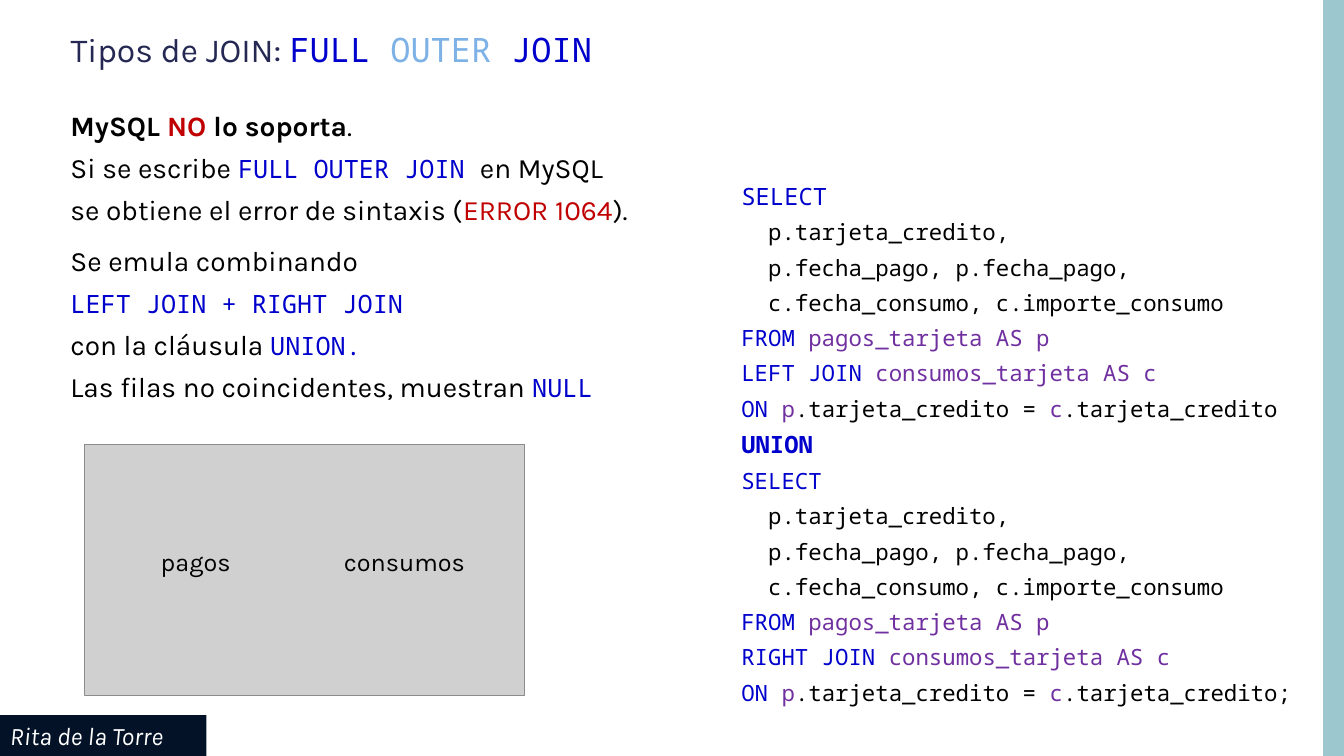
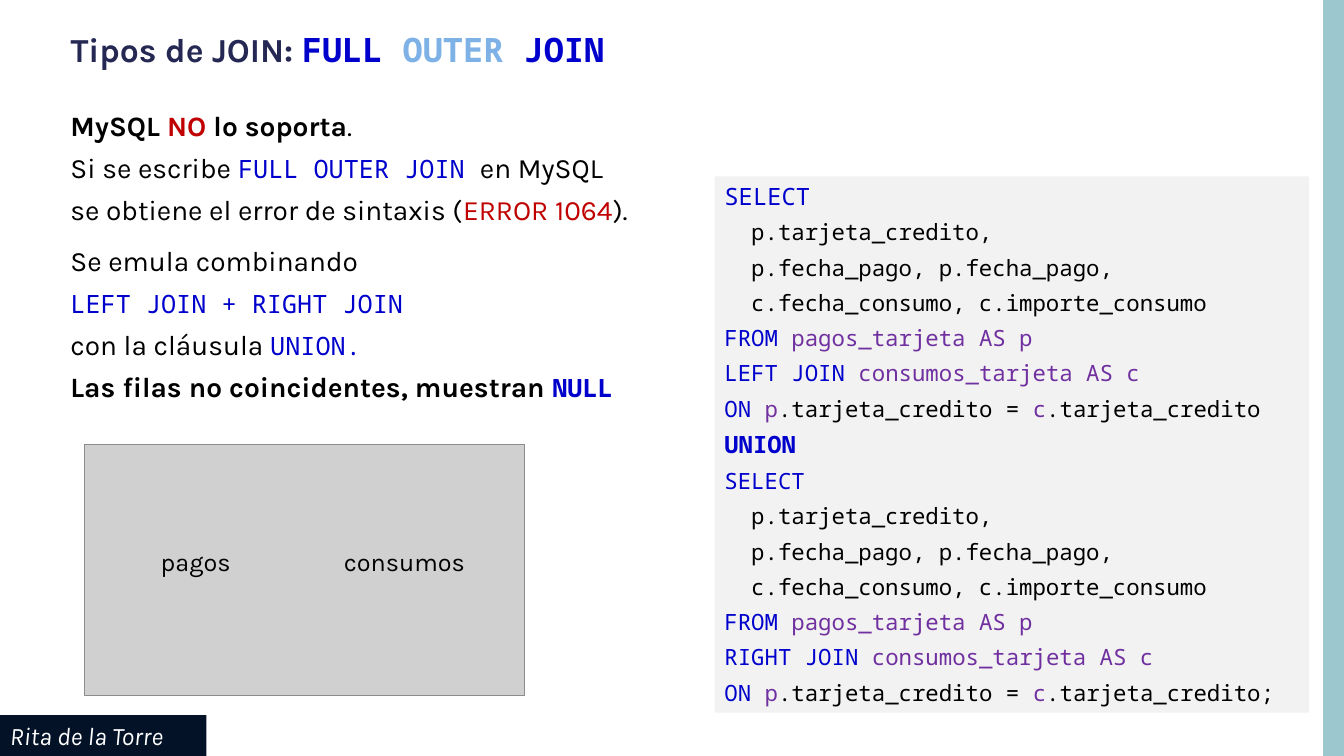
Before and after one commit to contenido-vario/MySQL, a slide deck: slide 11 of uf04/pdf/MySQL_UF04_JOIN.pptx. Drawn at 1344x756 pixels with LibreOffice and Linux fonts; fonts in the diff are those of the drawing; grey boxes stand for pictures; background and template pictures are left out. Boxes give left, top, right and bottom in pixels: in the first picture for what was removed or moved away, otherwise in the second. Text is boxed around its words. In the diff, an @@ line names an element or a change of style, - is before the commit and + after.

```diff
--- a/uf04/pdf/MySQL_UF04_JOIN.pptx
+++ b/uf04/pdf/MySQL_UF04_JOIN.pptx
@@ title "Tipos de JOIN: FULL OUTER ..." at bbox=[71, 37, 605, 70]: letter outline #000000 0.75 pt to none, bold on @@
@@ rectangle "SELECT": place and size @@
-rectangle "SELECT" at bbox=[741, 187, 1291, 706]
+rectangle "SELECT" at bbox=[715, 176, 1310, 713]
@@ rectangle "SELECT" at bbox=[715, 176, 1310, 713]: fill none to #F2F2F2 @@
@@ text at bbox=[70, 251, 612, 401]: bold on in "Las filas no coincidentes, muestran NULL" @@
```
Also in this commit, not shown: 10 other slides changed, 1 slide added, 1 slide removed.
